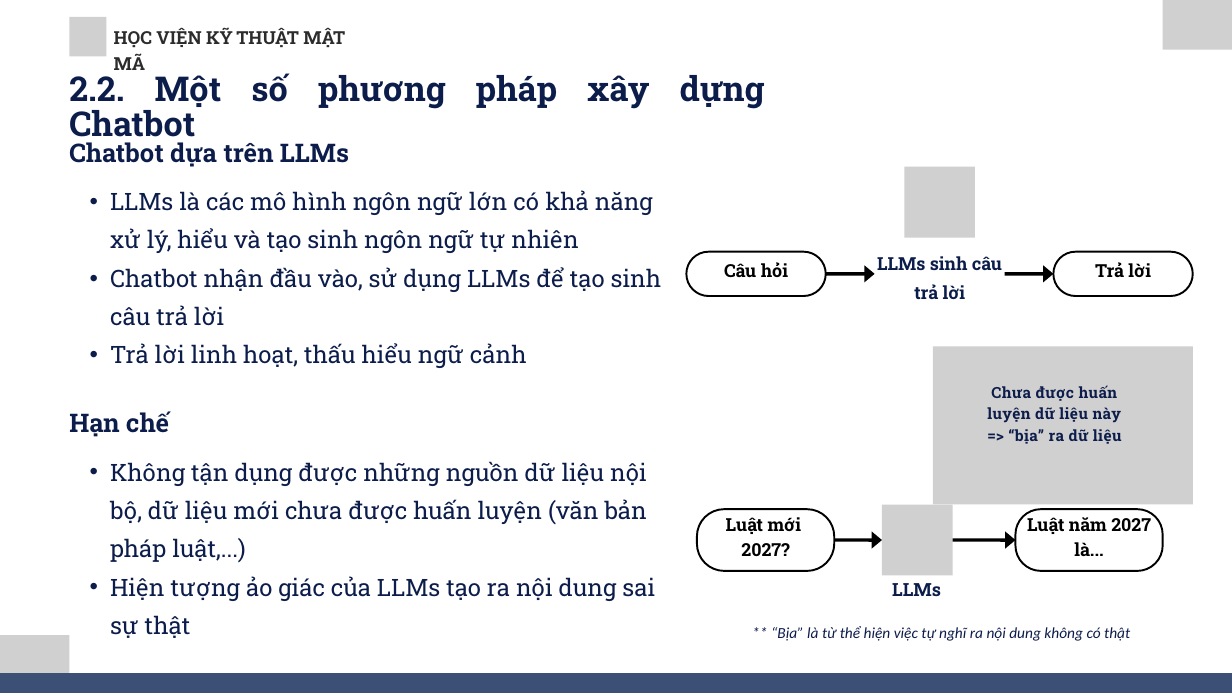
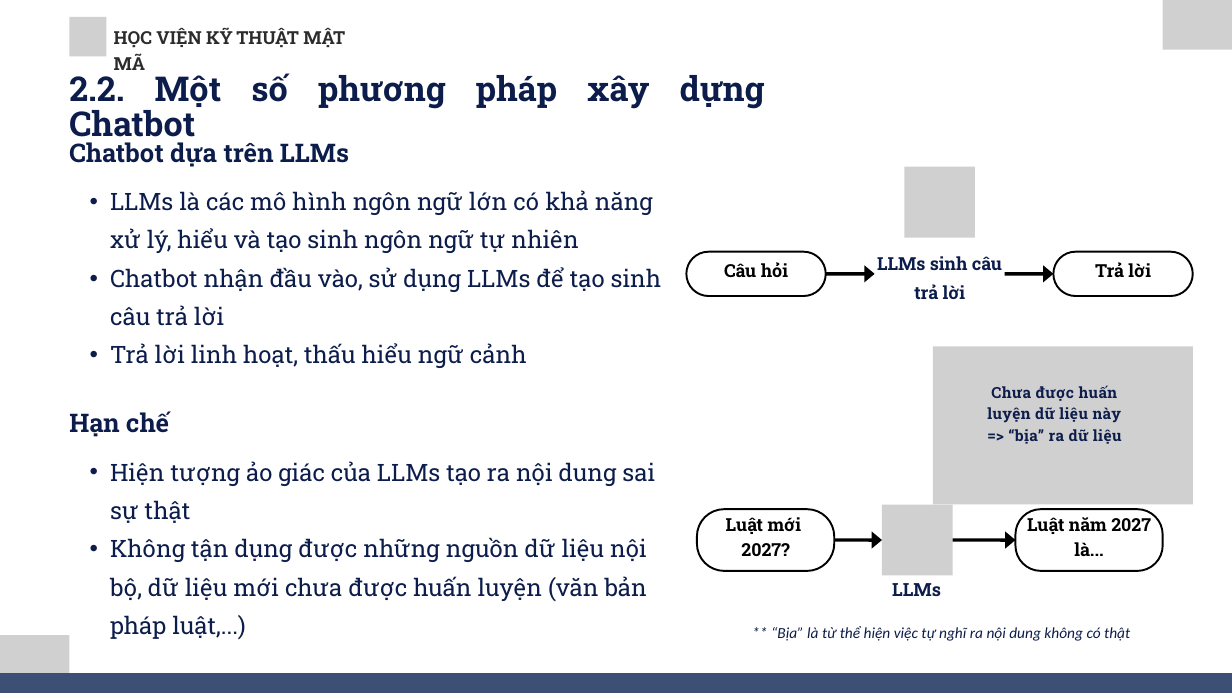
Before and after one commit to vuongvanduy0210/vietnam-law-chatbot-report, a slide deck: slide 9 of Bao_cao_do_an_animated_working_slide4_anim.pptx. Drawn at 1232x693 pixels with LibreOffice and Linux fonts; fonts in the diff are those of the drawing; grey boxes stand for pictures. Boxes give left, top, right and bottom in pixels: in the first picture for what was removed or moved away, otherwise in the second. Text is boxed around its words. In the diff, an @@ line names an element or a change of style, - is before the commit and + after.

```diff
--- a/Bao_cao_do_an_animated_working_slide4_anim.pptx
+++ b/Bao_cao_do_an_animated_working_slide4_anim.pptx
@@ text at (110,461,655,523): paragraph added @@
+  • Hiện tượng ảo giác của LLMs tạo ra nội dung sai sự thật
@@ text at (110,576,655,638): paragraph removed @@
-  • Hiện tượng ảo giác của LLMs tạo ra nội dung sai sự thật
```
Also in this commit, not shown: 2 other slides changed, 2 other files.
